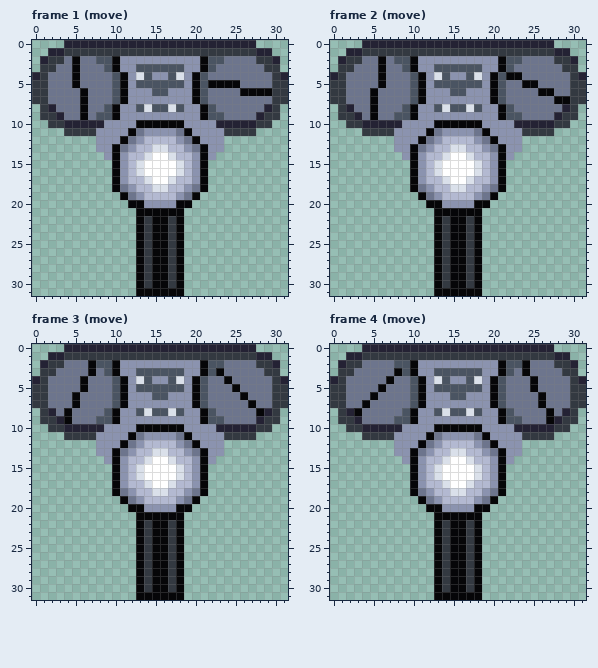
A pixel-art file gets an edit: art/crawlingTurret.aseprite. This is how it looked before the edit.
32x32 pixels, 10 frames. Shown: frame 1 (move), frame 2 (move), frame 3 (move), frame 4 (move). The commit also changed other frames, which this record leaves out.
New version:
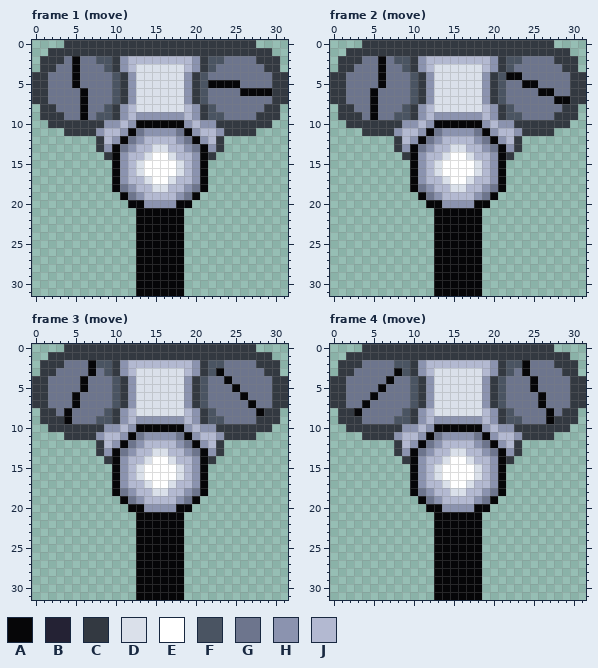
Palette (. is transparent): A #060608  B #242234  C #333941  D #dae0ea  E #ffffff  F #4a5462  G #6d758d  H #8b93af  J #b3b9d1
The edit:
Frame 1 (move), layer "Layer 3":
Colour A replaces colour C in rows 22 to 30 at x 14 and 17.
Colour C replaces colour A in rows 2 to 3 at x 10 and 21; in rows 4 to 7 at x 11 and 20; in rows 8 to 9 at x 10 and 21.
Colour C replaces colour B in row 0 at x 4 to 27; in row 1 at x 2 to 3 and 28 to 29; in row 2 at x 1 and 30; in row 4 at x 0 and 31; in row 8 at x 2 and 29; in row 9 at x 3 and 28.
Colour C replaces colour B in row 10 at x 4 to 8 and 23 to 27.
Colour C replaces colour H in rows 12 to 13 at x 8 and 23; in row 14 at x 9 and 22.
Colour D replaces colour F in row 3 at x 13 to 18; in row 4 at x 14 and 17; in row 5 at x 13 to 18; in row 6 at x 15 to 16; in row 8 at x 13, 15 to 16 and 18.
Colour D replaces colour H in row 4 at x 15 to 16; in row 6 at x 13 to 14 and 17 to 18; in row 7 at x 13 to 18.
Colour J replaces colour H in row 2 at x 12 to 19; in row 3 at x 12 and 19; in rows 8 to 9 at x 12 and 19; in row 10 at x 11 and 20; in row 11 at x 9 to 10 and 21 to 22; in row 12 at x 9 and 22.
Frame 2 (move), layer "Layer 3": the same change as frame 1 (move)
Frame 3 (move), layer "Layer 3": the same change as frame 1 (move)
Frame 4 (move), layer "Layer 3": the same change as frame 1 (move)
